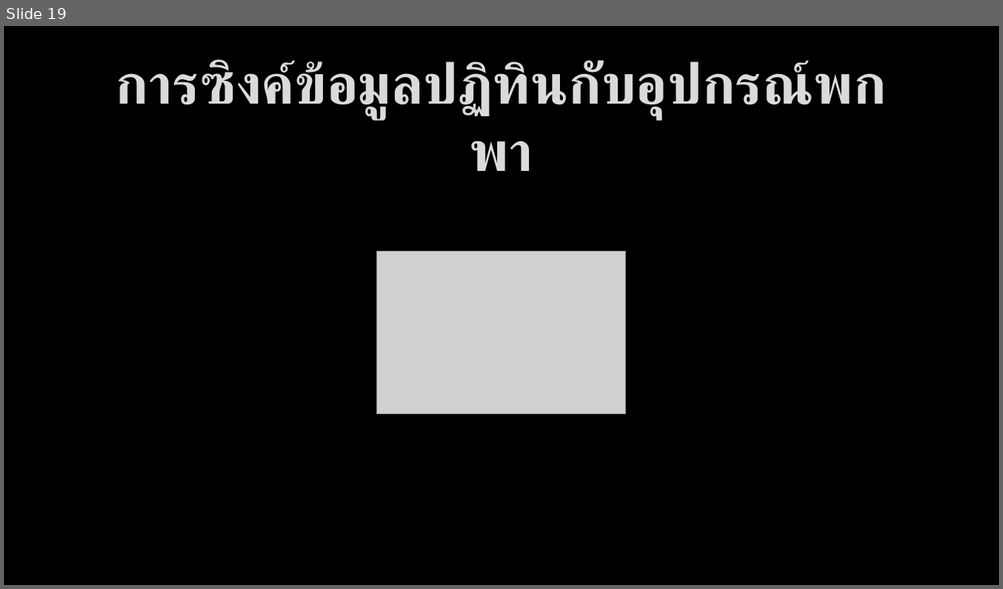
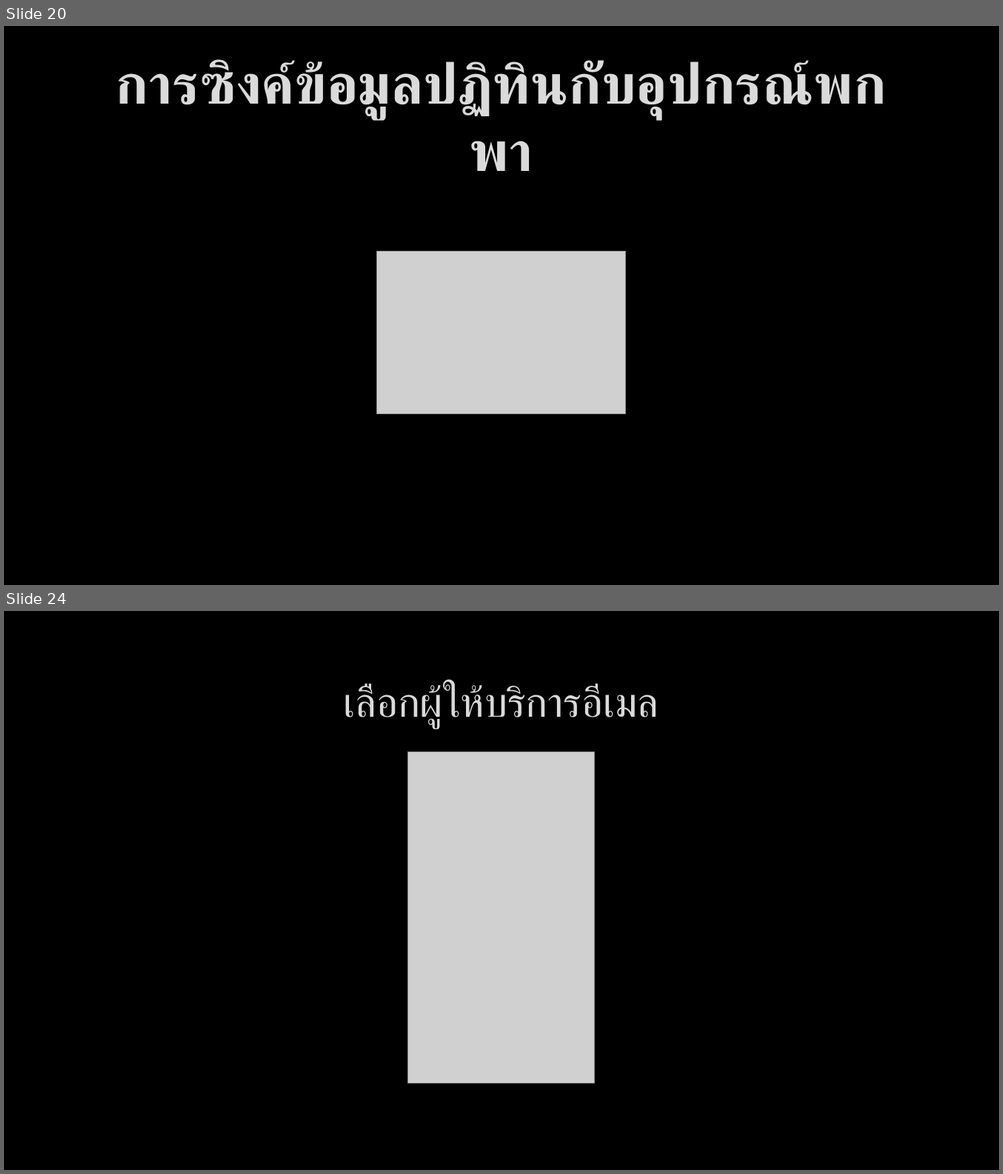
Before and after one commit to bratchasak/gcalendar, a slide deck: Google Calendar.pptx. Shown one above the other, each under a label of ours: slide 19 before the commit, slides 20 and 24 after it; the slides between them are not shown. The pictures are 1003x589 and 1003x1174 pixels, drawn with LibreOffice and Linux fonts; fonts in the diff are those of the drawing; grey boxes stand for pictures; background and template pictures are left out. Boxes give left, top, right and bottom in pixels: in the first picture for what was removed or moved away, otherwise in the second. Text is boxed around its words. In the diff, an @@ line names an element or a change of style, - is before the commit and + after.

```diff
--- a/Google Calendar.pptx
+++ b/Google Calendar.pptx
@@ slide 24 added at (4, 611, 999, 1170), background picture (left out) @@
@@ title added at (344, 684, 658, 728), 40 pt, text #DADADA @@
+เลือกผู้ให้บริการอีเมล
@@ picture added at (407, 752, 595, 1083) @@
@@ what was slide 19 is now slide 20 @@
```
Also in this commit, not shown: 1 slide changed, 5 other slides added, 1 slide removed, 5 other files.
